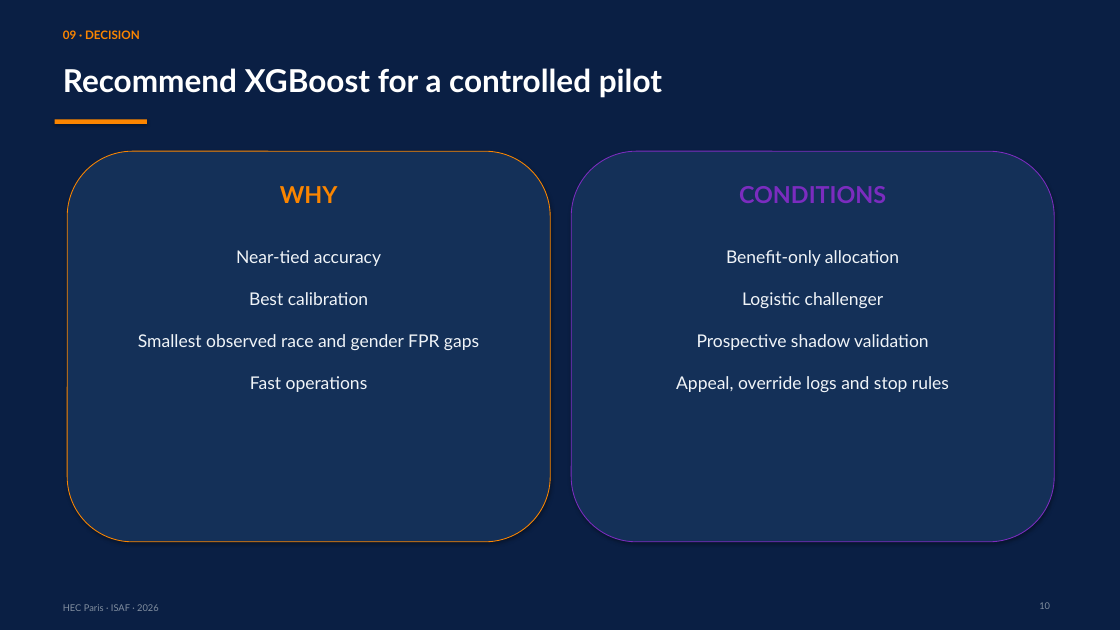
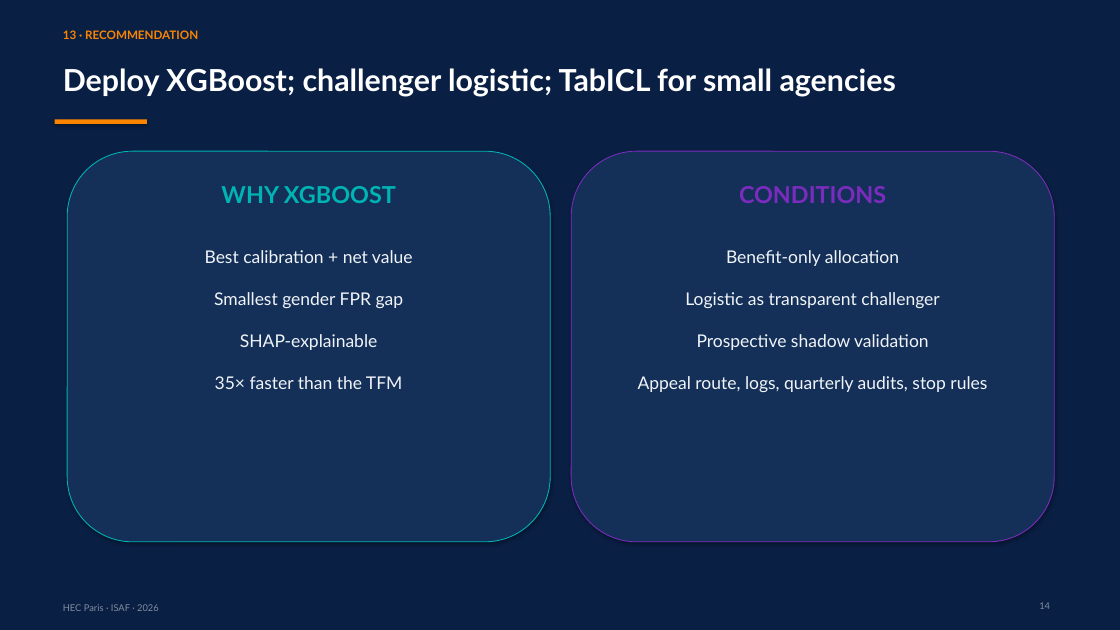
Before and after one commit to RyanBalech/recidivism-forecasting-analysis, a slide deck: slide 14 of reports/ISAF_Recidivism_Presentation.pptx (slide 10 before the commit). Drawn at 1120x630 pixels with LibreOffice and Linux fonts; fonts in the diff are those of the drawing. Boxes give left, top, right and bottom in pixels: in the first picture for what was removed or moved away, otherwise in the second. Text is boxed around its words. In the diff, an @@ line names an element or a change of style, - is before the commit and + after.

```diff
--- a/reports/ISAF_Recidivism_Presentation.pptx
+++ b/reports/ISAF_Recidivism_Presentation.pptx
@@ text at (63, 30, 198, 39): text changed @@
-09 · DECISION
+13 · RECOMMENDATION
@@ text at (63, 68, 896, 97): text changed; size 27 to 26 pt @@
-Recommend XGBoost for a controlled pilot
+Deploy XGBoost; challenger logistic; TabICL for small agencies
@@ rounded rectangle at (67, 151, 550, 542): outline #FB8500 0.75 pt to #00B4B4 0.75 pt @@
@@ text at (221, 186, 396, 203): text changed; text colour #FB8500 to #00B4B4 @@
-WHY
+WHY XGBOOST
@@ text at (205, 250, 413, 389): text changed @@
-Near-tied accuracy
-Best calibration
-Smallest observed race and gender FPR gaps
-Fast operations
+Best calibration + net value
+Smallest gender FPR gap
+SHAP-explainable
+35× faster than the TFM
@@ text at (638, 250, 987, 392): text changed @@
-Benefit-only allocation
-Logistic challenger
-Prospective shadow validation
-Appeal, override logs and stop rules
+Benefit-only allocation
+Logistic as transparent challenger
+Prospective shadow validation
+Appeal route, logs, quarterly audits, stop rules
```
Also in this commit, not shown: 6 other slides changed, 8 slides added, 5 slides removed, 11 other files.
